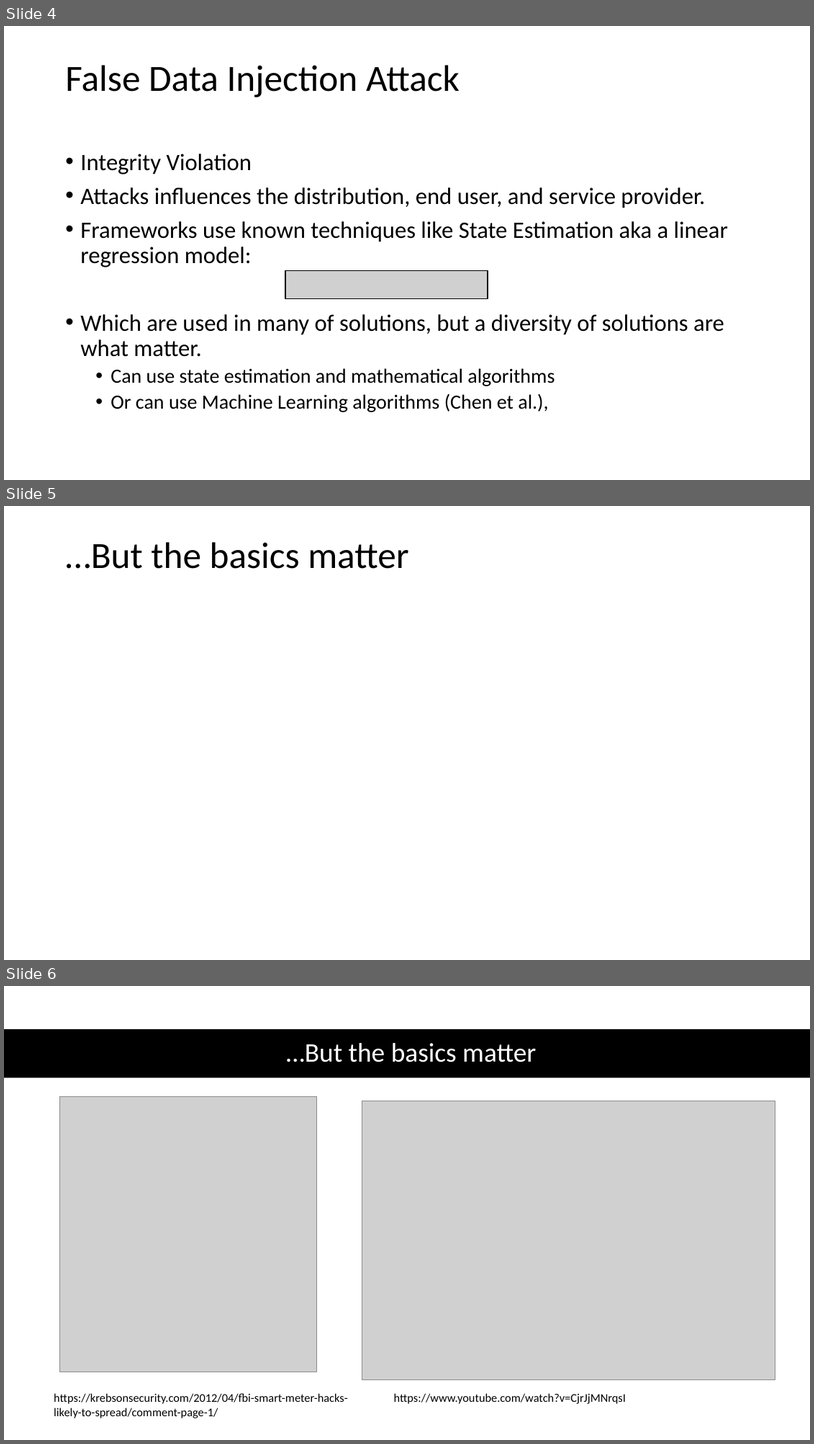
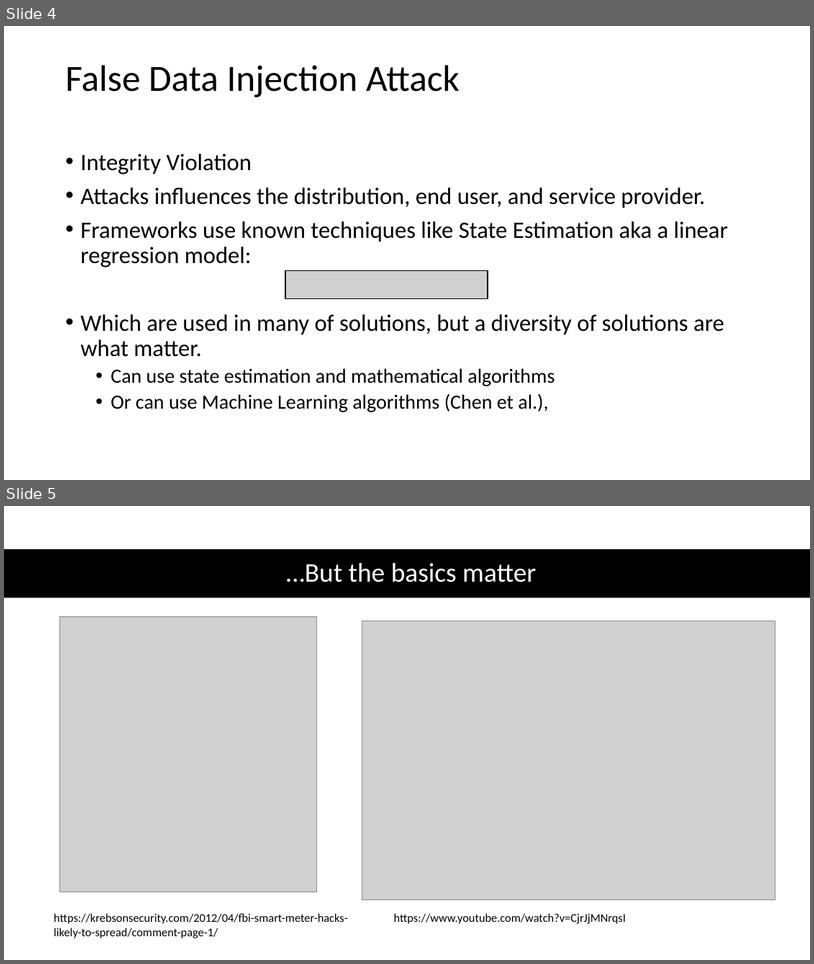
Before and after one commit to CodeFluent/Notes, a slide deck: CS-6222/Fall_2018/project/Smart City Security - Attack and Defense Strategems.pptx. Shown one above the other, each under a label of ours: slides 4, 5 and 6 before the commit, slides 4 and 5 after it. The pictures are 814x1444 and 814x964 pixels, drawn with LibreOffice and Linux fonts; fonts in the diff are those of the drawing; grey boxes stand for pictures. Boxes give left, top, right and bottom in pixels: in the first picture for what was removed or moved away, otherwise in the second. Text is boxed around its words. In the diff, an @@ line names an element or a change of style, - is before the commit and + after.

```diff
--- a/CS-6222/Fall_2018/project/Smart City Security - Attack and Defense Strategems.pptx
+++ b/CS-6222/Fall_2018/project/Smart City Security - Attack and Defense Strategems.pptx
@@ slide 5 removed at (4,506,810,960), background #FFFFFF @@
@@ title removed at (65,542,409,569) @@
-…But the basics matter
@@ what was slide 6 is now slide 5 @@
```
Also in this commit, not shown: 3 slides changed, 5 slides added, 5 other slides removed, 1 other file.
